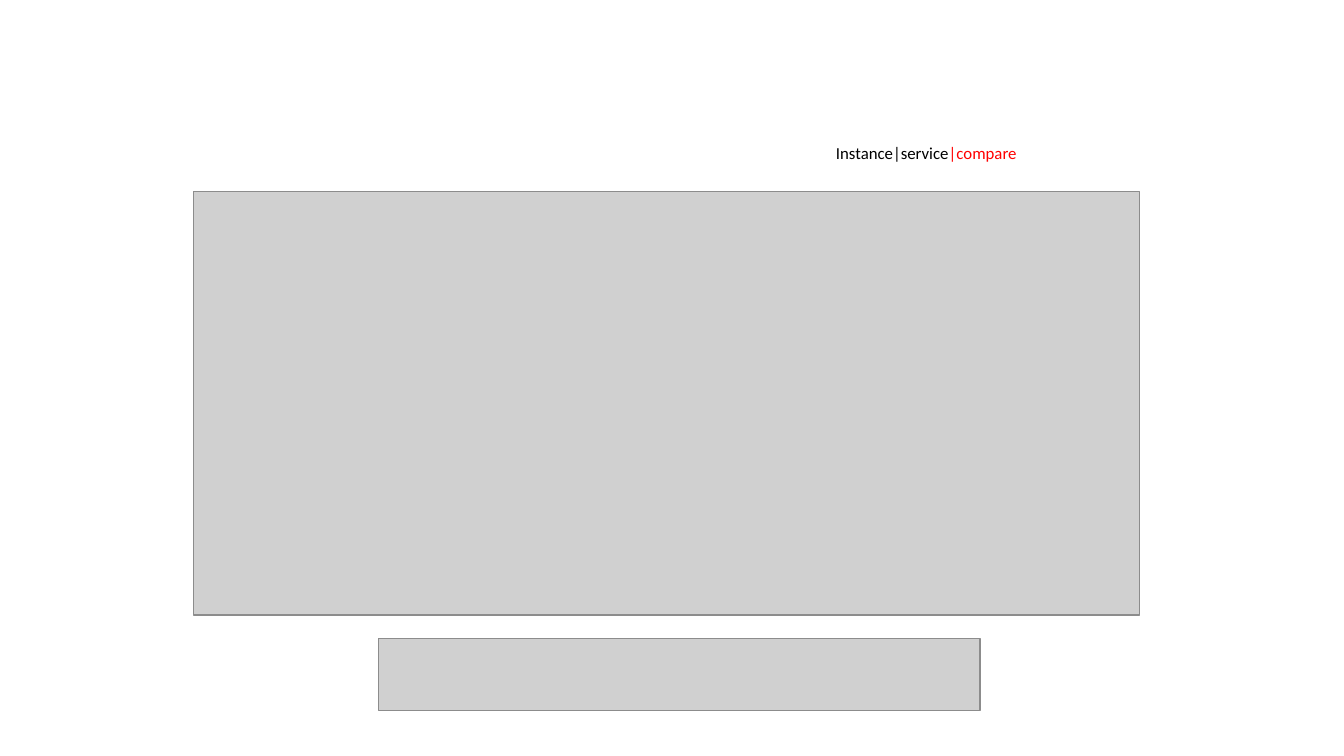
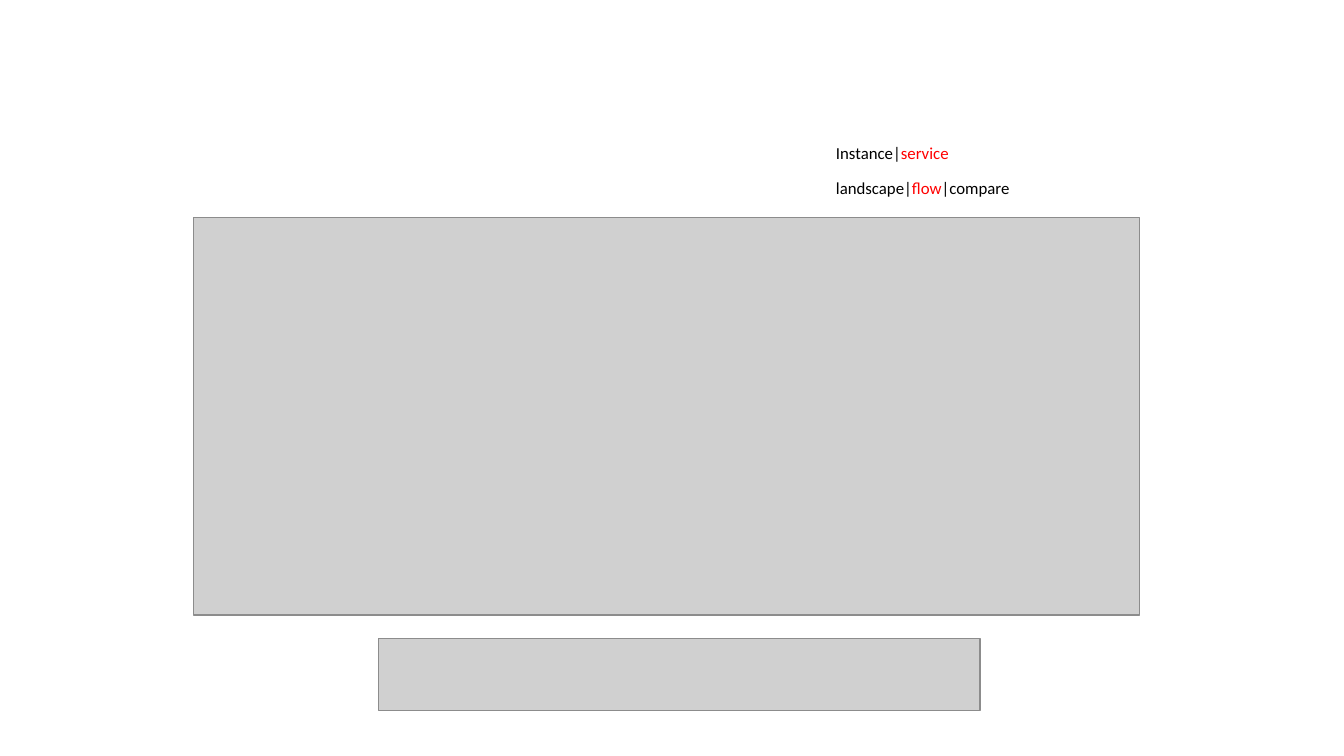
Before and after one commit to microcosmx/design, a slide deck: slide 3 of microservice_visual/design.pptx. Drawn at 1344x756 pixels with LibreOffice and Linux fonts; fonts in the diff are those of the drawing; grey boxes stand for pictures. Boxes give left, top, right and bottom in pixels: in the first picture for what was removed or moved away, otherwise in the second. Text is boxed around its words. In the diff, an @@ line names an element or a change of style, - is before the commit and + after.

```diff
--- a/microservice_visual/design.pptx
+++ b/microservice_visual/design.pptx
@@ text at [836,147,949,162]: text changed @@
-Instance|service|compare
+Instance|service
@@ text added at [836,182,1010,197], 12 pt, text #000000 @@
+landscape|flow|compare
@@ picture: place and size @@
-picture at [194,192,1140,615]
+picture at [194,218,1140,615]
```
Also in this commit, not shown: 2 other slides changed.
